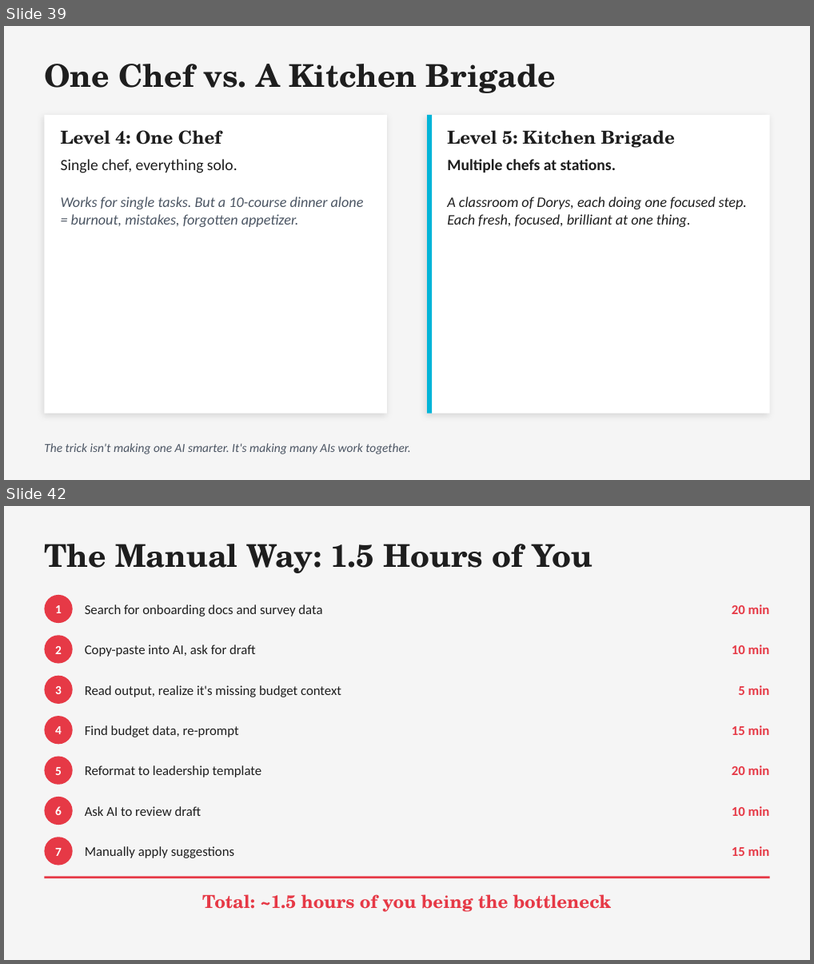
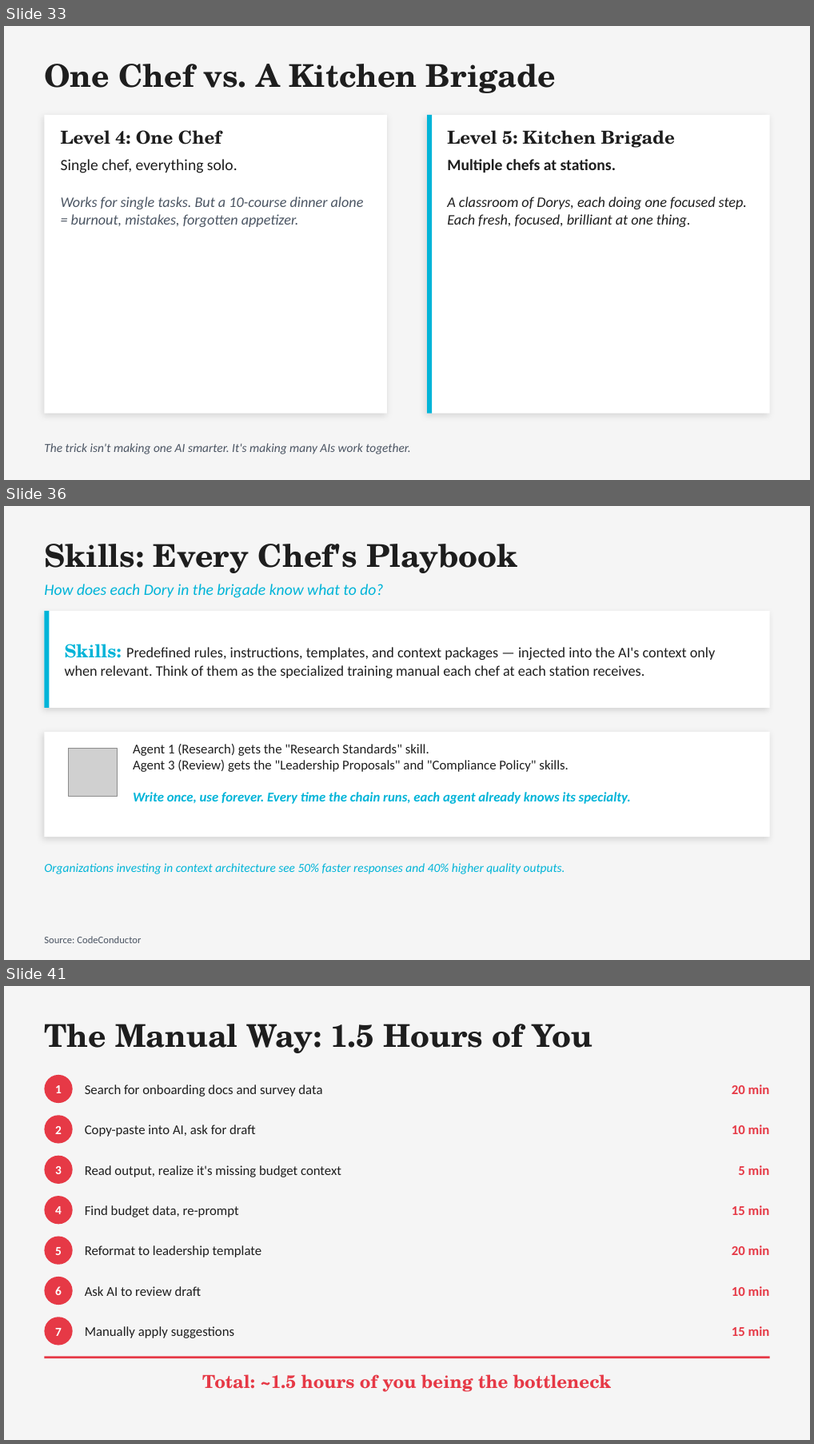
Before and after one commit to michaelengland/ai-best-practices, a slide deck: Getting-Agents-to-Give-Up-Their-Secrets.pptx. Shown one above the other, each under a label of ours: slides 39 and 42 before the commit, slides 33, 36 and 41 after it; the slides between them are not shown. The pictures are 814x964 and 814x1444 pixels, drawn with LibreOffice and Linux fonts; fonts in the diff are those of the drawing; grey boxes stand for pictures. Boxes give left, top, right and bottom in pixels: in the first picture for what was removed or moved away, otherwise in the second. Text is boxed around its words. In the diff, an @@ line names an element or a change of style, - is before the commit and + after.

```diff
--- a/Getting-Agents-to-Give-Up-Their-Secrets.pptx
+++ b/Getting-Agents-to-Give-Up-Their-Secrets.pptx
@@ slide 36 added at (4,506,810,960), background #F5F5F5 @@
@@ text added at (44,544,518,573), 28 pt, text #1E1E1E, bold @@
+Skills: Every Chef's Playbook
@@ text added at (44,584,383,598), 14 pt, text #00B4D8, italic @@
+How does each Dory in the brigade know what to do?
@@ rectangle added at (44,611,770,708), fill #FFFFFF @@
@@ rectangle added at (44,611,49,708), fill #00B4D8 @@
@@ text added at (65,644,715,678), 13 pt, text #1E1E1E @@
+Skills: Predefined rules, instructions, templates, and context packages — injected into the AI's context only when relevant. Think of them as the specialized training manual each chef at each station receives.
@@ rectangle added at (44,732,770,836), fill #FFFFFF @@
@@ text added at (133,744,631,804), 12 pt, text #1E1E1E @@
+Agent 1 (Research) gets the "Research Standards" skill.
+Agent 3 (Review) gets the "Leadership Proposals" and "Compliance Policy" skills.
+Write once, use forever. Every time the chain runs, each agent already knows its specialty.
@@ picture added at (69,748,117,796) @@
@@ text added at (44,863,566,874), 11 pt, text #00B4D8, italic @@
+Organizations investing in context architecture see 50% faster responses and 40% higher quality outputs.
@@ text added at (44,936,141,943), 9 pt, text #4B5563 @@
+Source: CodeConductor
@@ what was slide 39 is now slide 33 @@
@@ what was slide 42 is now slide 41 @@
```
Also in this commit, not shown: 18 slides changed, 3 other slides added, 7 slides removed, 3 other files.
